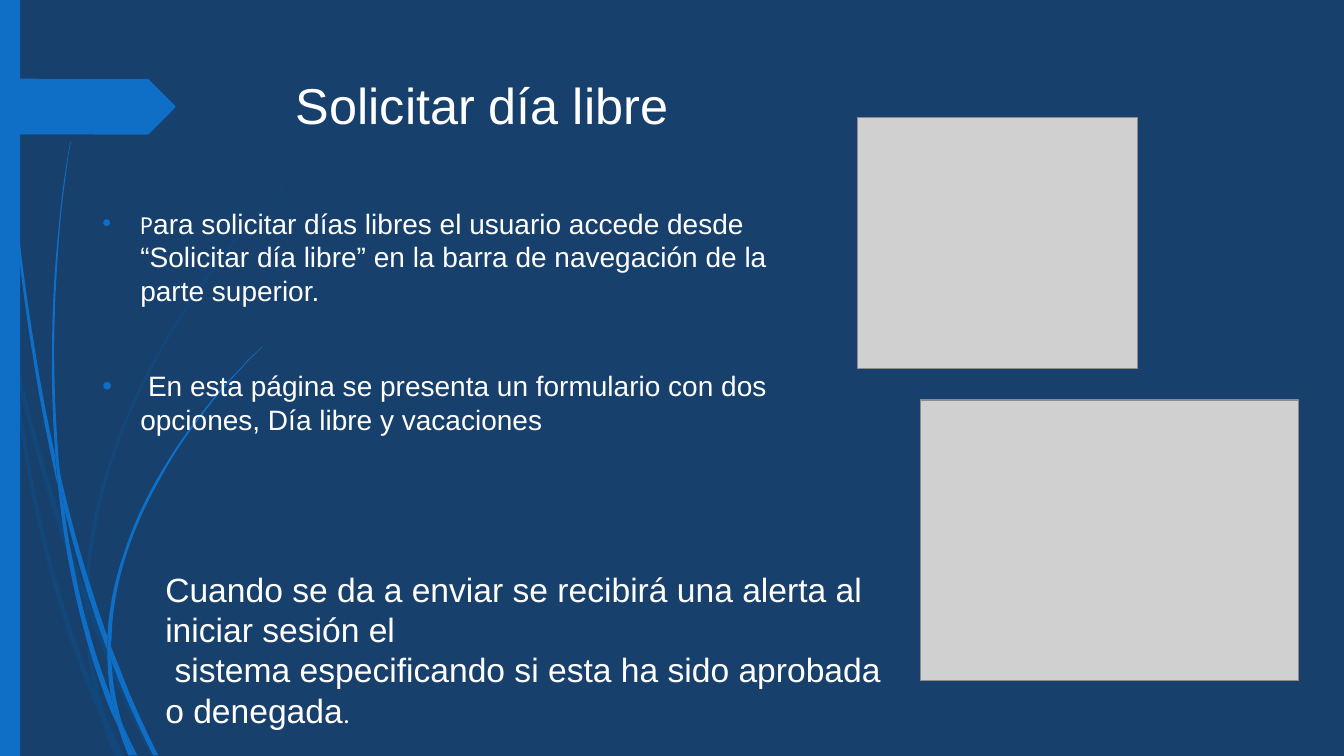
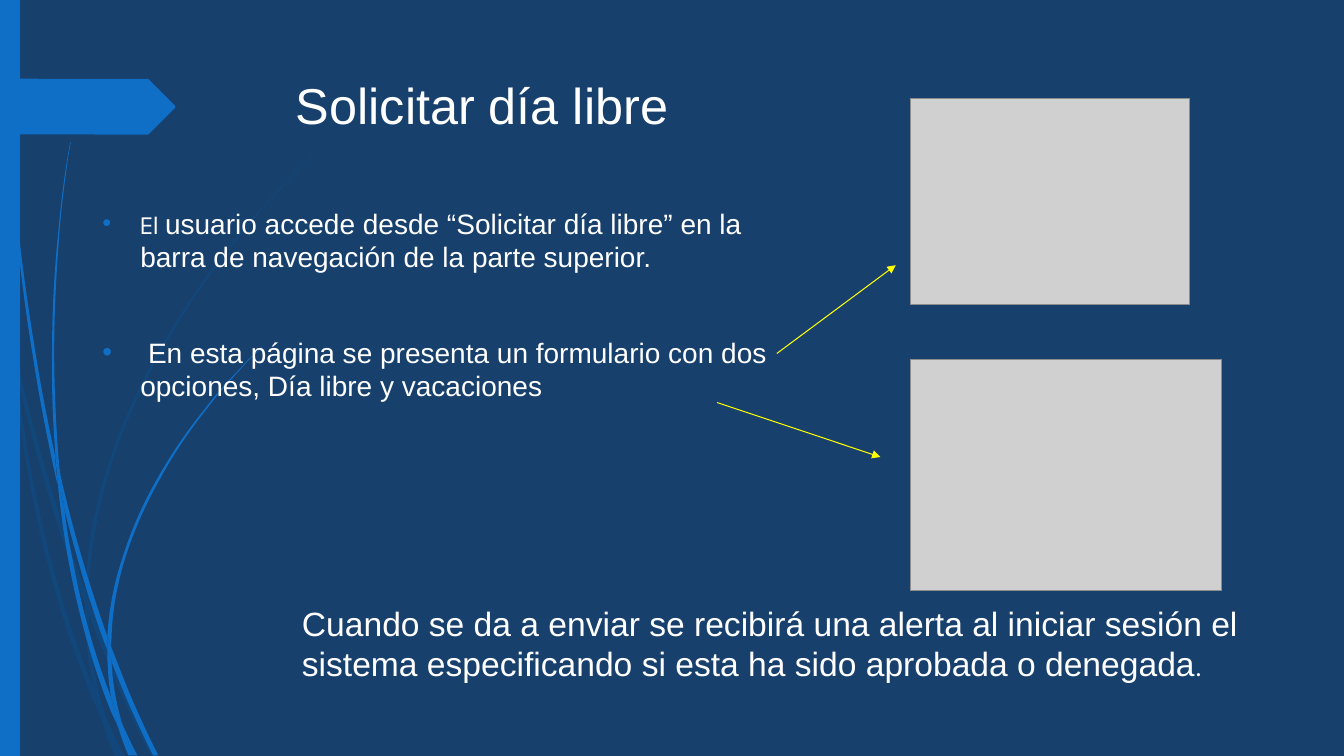
Before and after one commit to albertogmdev/ProyectoWebC-S, a slide deck: slide 16 of Presentación Web.pptx. Drawn at 1344x756 pixels with LibreOffice and Linux fonts; fonts in the diff are those of the drawing; grey boxes stand for pictures. Boxes give left, top, right and bottom in pixels: in the first picture for what was removed or moved away, otherwise in the second. Text is boxed around its words. In the diff, an @@ line names an element or a change of style, - is before the commit and + after.

```diff
--- a/Presentación Web.pptx
+++ b/Presentación Web.pptx
@@ picture: place and size @@
-picture at (858, 118, 1137, 369)
+picture at (910, 98, 1190, 304)
@@ text at (140, 213, 741, 273): text changed @@
-• Para solicitar días libres el usuario accede desde “Solicitar día libre” en la barra de navegación de la parte superior.
+• El usuario accede desde “Solicitar día libre” en la barra de navegación de la parte superior.
@@ arrow added from (777, 354) to (896, 265), #FFFF00 0.75 pt @@
@@ picture: place and size @@
-picture at (922, 400, 1300, 682)
+picture at (910, 360, 1221, 591)
@@ arrow added from (718, 402) to (880, 457), #FFFF00 0.75 pt @@
@@ text at (302, 611, 1237, 683): text changed @@
-Cuando se da a enviar se recibirá una alerta al iniciar sesión el
-sistema especificando si esta ha sido aprobada o denegada.
+Cuando se da a enviar se recibirá una alerta al iniciar sesión el sistema especificando si esta ha sido aprobada o denegada.
```
Also in this commit, not shown: 15 other slides changed.
